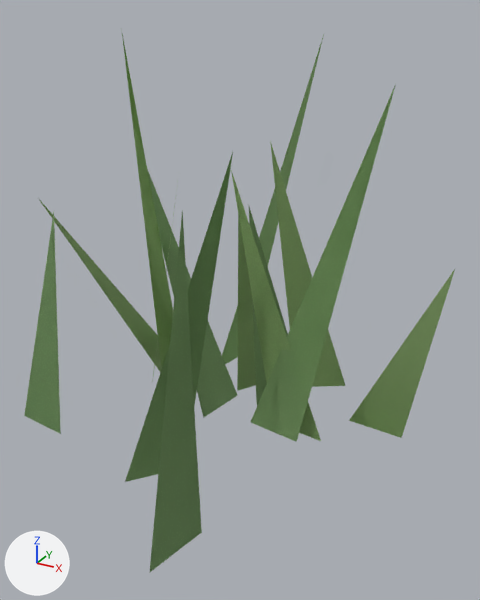
The Blender file art/props/grass_1/grass_1.blend as it was, and as the next commit left it.
Both versions are drawn from a camera (50 mm lens) standing at (0.521, -0.856, 0.692) and looking at (0.042, 0.015, 0.257). The axes (+X, +Y, +Z) are drawn at lower left. The lights are the same throughout. The older version comes first.

Names of what the first picture shows: 'grass_1.001'.
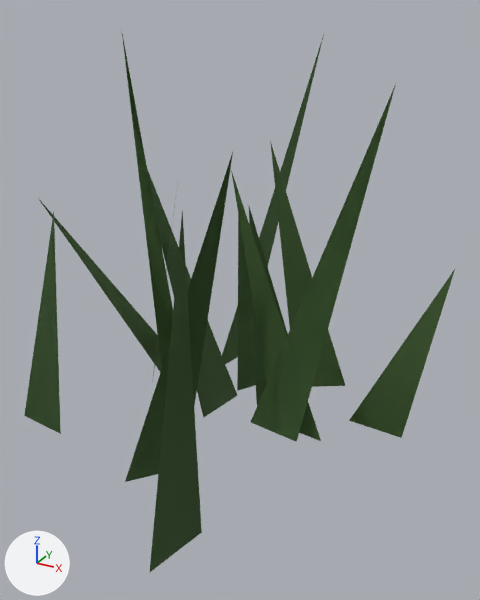
Where the change shows, as pixel boxes (x1, y1, x2, y2) in the pictures (480 x 600 px):
part 1 of me_grass_1, recoloured (green to dark green)
    both: (24, 41, 455, 572)

The change, as a diff of the scene's bpy script:
```diff
--- a/art/props/grass_1/grass_1.blend.py
+++ b/art/props/grass_1/grass_1.blend.py
@@ me_grass_1 @@
 me_grass_1.from_pydata(...)  # 84 vertices, 28 faces; spans x -0.333..0.367, y -0.328..0.407, z 0.0..0.669
 # used by ob_grass_1_001; location = (0.0, 0.0, 0.0)
+# me_grass_1 part 1: 28 faces centred in x -0.274..0.289, y -0.222..0.295, z 0.121..0.223 are repainted in the vertex colours; the middle colour goes from green #94b779 to dark green #50713f
 me_grass_1.materials.append(mat_cloth)
```
